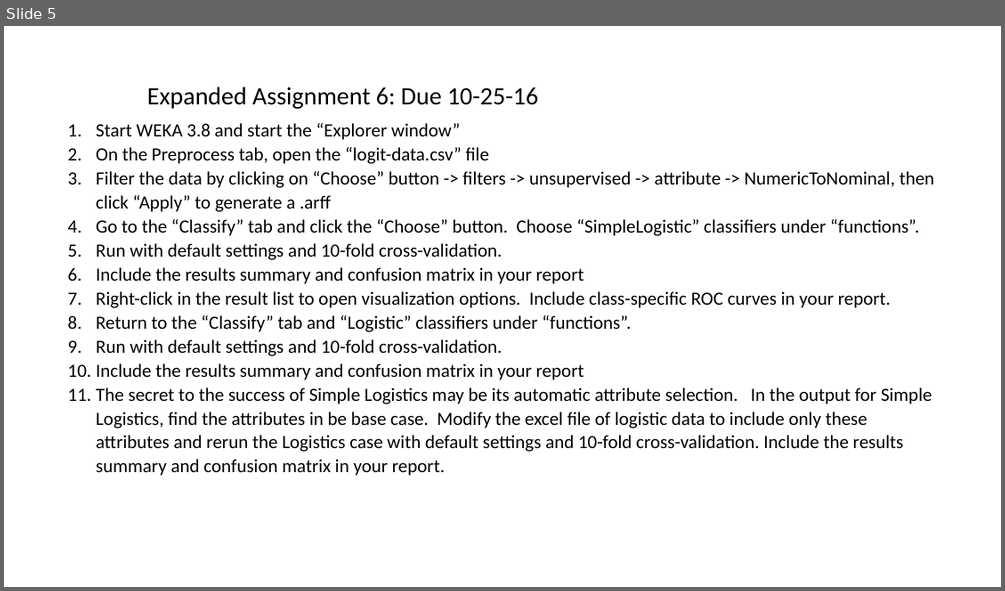
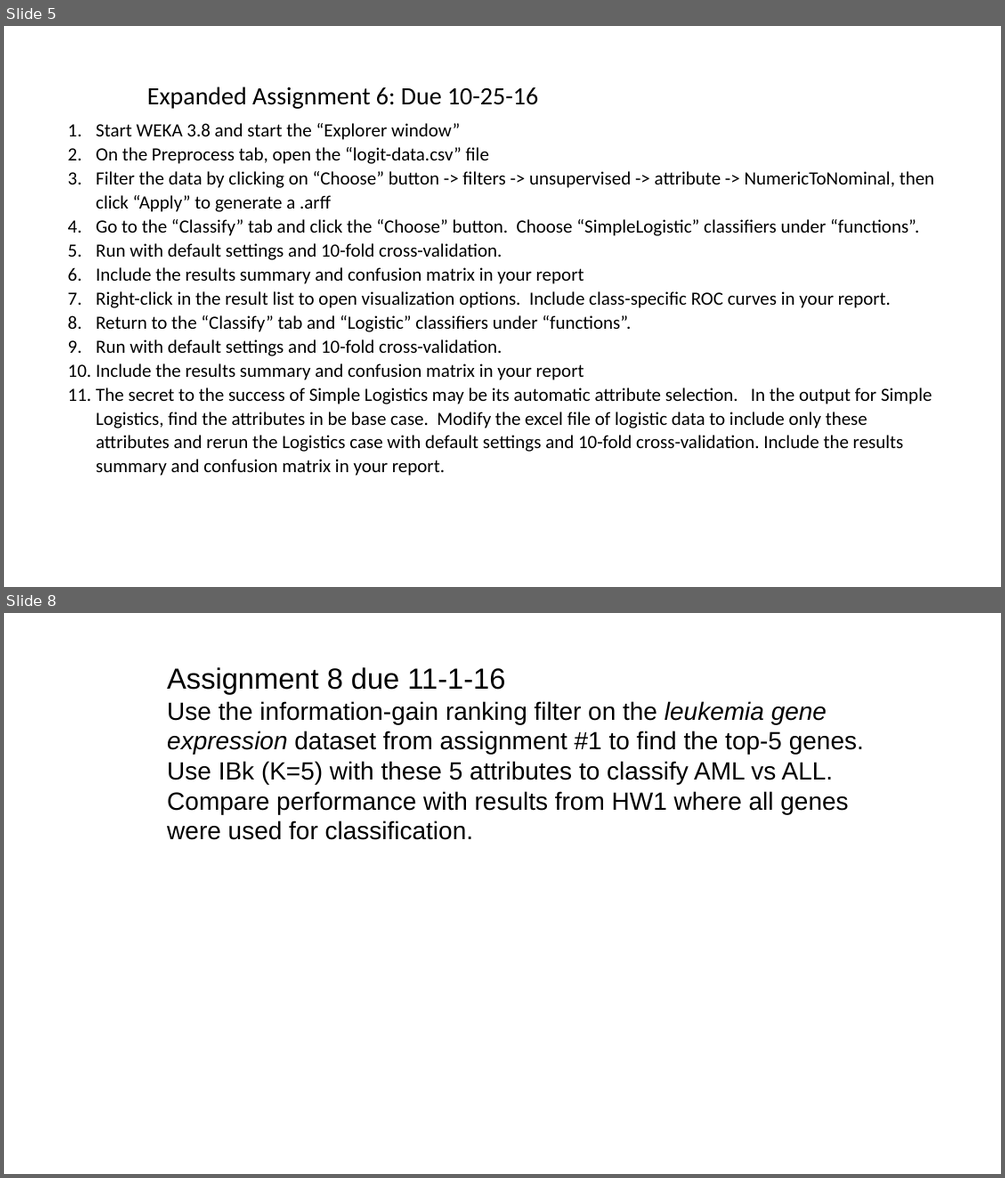
Before and after one commit to zhy9036/cs_2016_fall, a slide deck: 534_ANN/assignments fall 2016.pptx. Shown one above the other, each under a label of ours: slide 5 before the commit, slides 5 and 8 after it; the slides between them are not shown. The pictures are 1005x591 and 1005x1178 pixels, drawn with LibreOffice and Linux fonts; fonts in the diff are those of the drawing. Boxes give left, top, right and bottom in pixels: in the first picture for what was removed or moved away, otherwise in the second. Text is boxed around its words. In the diff, an @@ line names an element or a change of style, - is before the commit and + after.

```diff
--- a/534_ANN/assignments fall 2016.pptx
+++ b/534_ANN/assignments fall 2016.pptx
@@ slide 8 added at (4,613,1001,1174), background #FFFFFF @@
@@ text added at (167,667,864,840), 24 pt, text #000000 @@
+Assignment 8 due 11-1-16
+Use the information-gain ranking filter on the leukemia gene
+expression dataset from assignment #1 to find the top-5 genes.
+Use IBk (K=5) with these 5 attributes to classify AML vs ALL.
+Compare performance with results from HW1 where all genes
+were used for classification.
```
Also in this commit, not shown: 1 slide changed, 3 other slides added, 12 other files.
